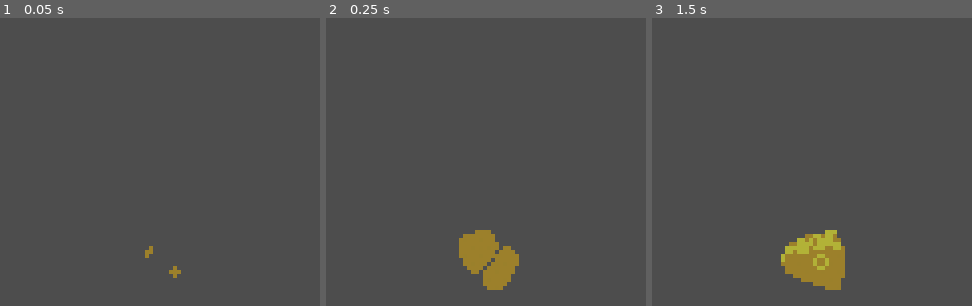
Above: before the commit, frames 1-3 (left to right).
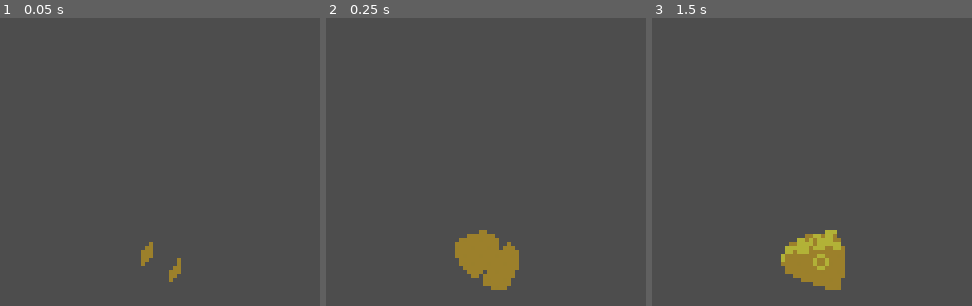
Above: after the commit, the same moments.

Repository: sym-z/gbjam-12
Game: Godot game, scene res://scenes/radial_guy.tscn
Same seed, same stepped clock (60 frames per second), same inputs: the game is played once before the commit and once after it. This scene is started directly instead of the project's main scene.
Inputs:
- Up to frame 1 (0.05 s): no input
- Up to frame 2 (0.25 s): no input
- Up to frame 3 (1.5 s): tap Enter (START) at 0.5, 1.25 s; hold D (DPAD-RIGHT) 0.53-1.28 s; tap L (A) at 0.6, 1.35 s; hold S (DPAD-DOWN) from 1.28 s (still down)
The pictures show only the part of the screen within x 49-99%, y 50-100%; the shares and areas given below are measured in that part.

The runs differ from the first frame. In frame 1, 0.2% of the frame differs, in the area x 44-57%, y 77-92%; in frame 2, 0.5%, in the area x 40-61%, y 73-95%; in frame 3, nothing differs.
Error in both runs: Invalid access to property or key 'dead' on a base object of type 'Nil'. (res://scripts/radial_guy.gd:65)

Commit message:
Fishy fix

Diff:
--- a/game-files/scenes/radial_guy.tscn
+++ b/game-files/scenes/radial_guy.tscn
@@ -1,14 +1,10 @@
-[gd_scene load_steps=38 format=3 uid="uid://c2ajpu1p3djgq"]
+[gd_scene load_steps=37 format=3 uid="uid://c2ajpu1p3djgq"]
 
 [ext_resource type="Script" path="res://scripts/radial_guy.gd" id="1_346tb"]
 [ext_resource type="Texture2D" uid="uid://rbm6lag82sgk" path="res://tilesets/fish_head.png" id="2_pm34y"]
 [ext_resource type="Texture2D" uid="uid://cvrktqn7j284k" path="res://tilesets/head_birth.png" id="2_saldj"]
 [ext_resource type="Texture2D" uid="uid://bhv8cgerdxbqp" path="res://tilesets/head_death.png" id="3_atsrv"]
 
-[sub_resource type="AtlasTexture" id="AtlasTexture_t3pqb"]
-atlas = ExtResource("2_saldj")
-region = Rect2(0, 0, 16, 16)
-
 [sub_resource type="AtlasTexture" id="AtlasTexture_jofhj"]
 atlas = ExtResource("2_saldj")
 region = Rect2(16, 0, 16, 16)
@@ -132,9 +128,6 @@
 [sub_resource type="SpriteFrames" id="SpriteFrames_bipq6"]
 animations = [{
 "frames": [{
-"duration": 1.0,
-"texture": SubResource("AtlasTexture_t3pqb")
-}, {
 "duration": 1.0,
 "texture": SubResource("AtlasTexture_jofhj")
 }, {
Not shown, changed: .DS_Store
